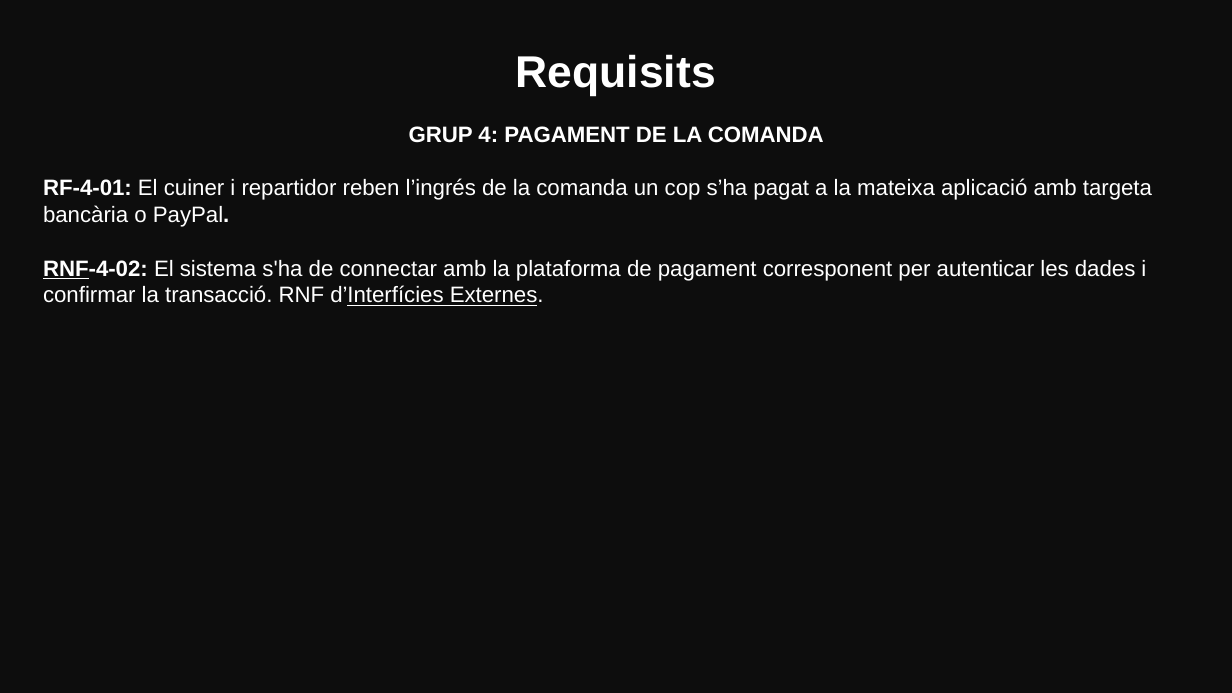
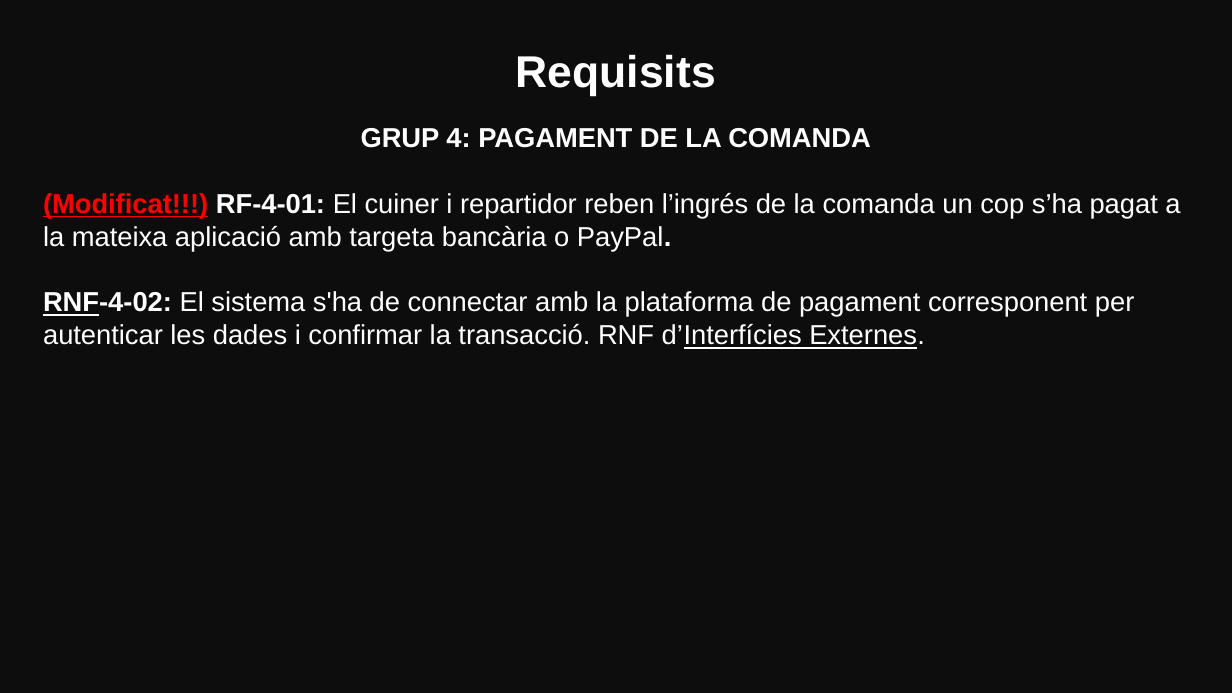
Before and after one commit to marinamceb/ES26UAB-431-05, a slide deck: slide 11 of Documents/Sprint_Reviews/Sprint_Review01.pptx (slide 9 before the commit). Drawn at 1232x693 pixels with LibreOffice and Linux fonts; fonts in the diff are those of the drawing. Boxes give left, top, right and bottom in pixels: in the first picture for what was removed or moved away, otherwise in the second. Text is boxed around its words. In the diff, an @@ line names an element or a change of style, - is before the commit and + after.

```diff
--- a/Documents/Sprint_Reviews/Sprint_Review01.pptx
+++ b/Documents/Sprint_Reviews/Sprint_Review01.pptx
@@ text at (43, 128, 1135, 349): size 13 to 16 pt in "GRUP 4: PAGAMENT DE LA COMANDA", "RNF-4-02: El sistema s'ha de connectar amb ..." @@
@@ text at (43, 193, 1180, 251): text changed; size 13 to 16 pt @@
-RF-4-01: El cuiner i repartidor reben l’ingrés de la comanda un cop s’ha pagat a la mateixa aplicació amb targeta bancària o PayPal.
+(Modificat!!!) RF-4-01: El cuiner i repartidor reben l’ingrés de la comanda un cop s’ha pagat a la mateixa aplicació amb targeta bancària o PayPal.
```
Also in this commit, not shown: 6 other slides changed, 2 slides added, 1 other file.
